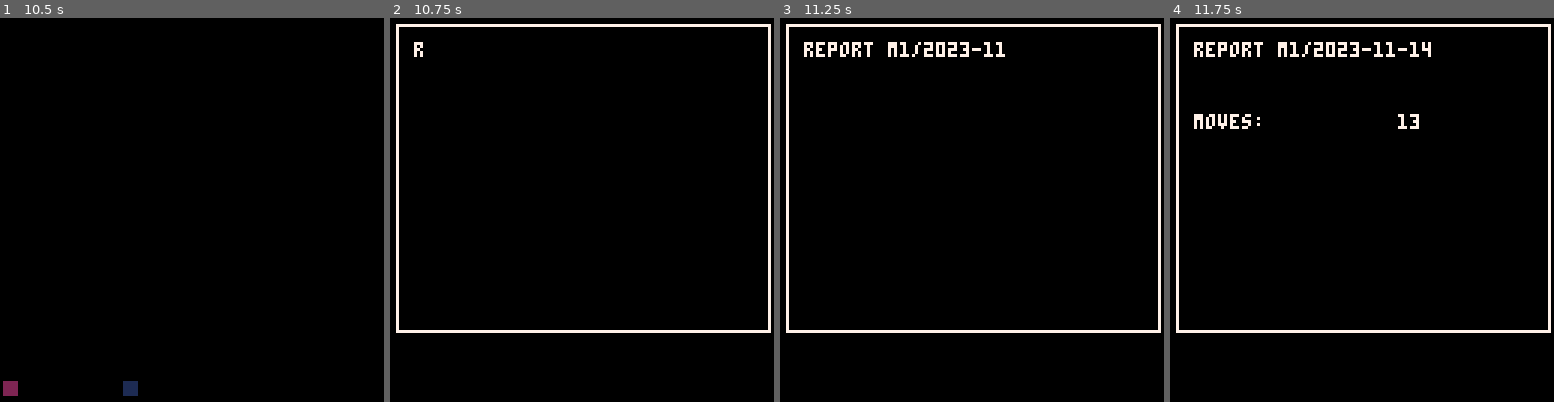
Above: before the commit, frames 1-4 (left to right).
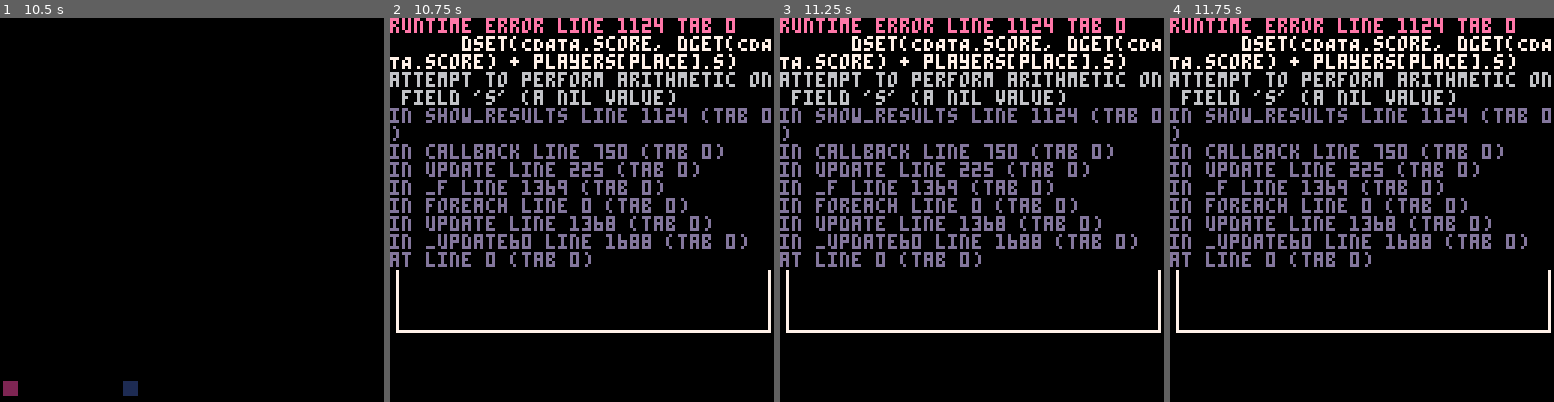
Above: after the commit, the same moments.

Repository: klen/square-wars
Game: PICO-8 cartridge main.p8
The game is run twice, just before and just after one commit, with the same random seed, the same clock (stepped at 60 frames per second) and the same inputs.
Inputs:
- Up to frame 1 (10.5 s): tap X (X key) at 0.33, 1.07, 1.85, 2.97, 4.08, 5.2, 6.32, 7.43, 8.55, 9.67 s; tap O (Z key) at 0.7, 1.7, 2.1, 2.5, 2.9, 3.3, 3.7, 4.1, 4.5, 4.9, 5.3, 5.7, 6.1, 6.5, 6.9, 7.3, 7.7, 8.1, 8.5, 8.9, 9.3, 9.7, 10.1 s; hold Right 1.6-2.1 s; hold Up 2.15-2.42 s; hold Right 2.47-3.03 s; hold Left 3.08-3.58 s; hold Down 3.63-3.97 s; hold Right 4.02-4.68 s; hold Up 4.73-5.03 s; hold Left 5.08-5.68 s; hold Down 5.73-6.03 s; hold Right 6.08-6.58 s; hold Right 6.63-7.13 s; hold Up 7.18-7.45 s; hold Right 7.5-8.07 s; hold Left 8.12-8.62 s; hold Down 8.67-9 s; hold Right 9.05-9.72 s; hold Up 9.77-10.07 s; hold Left from 10.12 s (still down)
- Up to frame 2 (10.75 s): tap O (Z key) at 10.5 s; release Left at 10.72 s
- Up to frame 3 (11.25 s): hold Down 10.77-11.07 s; tap X (X key) at 10.78 s; tap O (Z key) at 10.9 s; hold Right from 11.12 s (still down)
- Up to frame 4 (11.75 s): tap O (Z key) at 11.3, 11.7 s; release Right at 11.62 s

Frame 1 is identical in both runs. In frame 2, 17% of the frame differs, in the area x 0-100%, y 0-66%; in frame 3, 18%; in frame 4, 18%.
Error after the commit: runtime error line 1124 tab 0; dset(CDATA.score, dget(CDATA.score) + players[place].s); attempt to perform arithmetic on field 's' (a nil value)

Commit message:
feat: wip 😣

Diff:
--- a/main.p8
+++ b/main.p8
@@ -35,8 +35,8 @@
 #include src/update.p8.lua
 #include src/draw.p8.lua
 
--- #include src/screens/debug.p8.lua
--- #include src/tools/debug.p8.lua
+#include src/screens/debug.p8.lua
+#include src/tools/debug.p8.lua
 
 inv = "\^i"
 
--- a/src/effects/fade.p8.lua
+++ b/src/effects/fade.p8.lua
@@ -2,8 +2,8 @@
   past = 0,
   size = 29,
   frames = 30,
-  callback = nil,
   reverse = false,
+  finished = false,
   fadetable = {
     split "1,1,1,1,1,129,129,129,129,129,129,129,129,129,129,129,129,129,129,129,0,0,0,0,0,0,0,0,0",
     split "2,2,2,2,2,2,130,130,130,130,130,130,130,130,130,130,128,128,128,128,128,128,128,128,0,0,0,0,0",
@@ -23,26 +23,30 @@
   },
 
   init = function(_ENV)
+    past = 0
     speed = size / frames
-    past = 0
   end,
 
   update = function(_ENV)
-    if past <= size then
-      past += speed
-    else
-      update, draw = noop, noop
-      pal(0)
-      if callback then
-        callback()
+    if not finished then
+      if past <= size then
+        past += speed
+      else
+        finished = true
+        pal(0)
+        if callback then
+          callback()
+        end
       end
     end
   end,
 
   draw = function(_ENV)
-    local idx = flr(past) + 1
-    for f in all(fadetable) do
-      pal(f[1], f[not reverse and idx or (size - idx + 1)])
+    if not finished then
+      local idx = flr(past) + 1
+      for f in all(fadetable) do
+        pal(f[1], f[not reverse and idx or (size - idx + 1)])
+      end
     end
   end,
 }
--- a/src/global.p8.lua
+++ b/src/global.p8.lua
@@ -48,7 +48,7 @@
   load_table_str "n=wood's guardian,a=15,w=16,cpu=2,plc=2,u=power,un=power of woods,uv=31", -- 15 woods
   load_table_str "n=cage,a=8,w=31,cpu=2/2/2,u=arena,un=arena 7", -- 16
 
-  load_table_str "n=storm's dominion,a=16,w=63,cpu=2/2/2,plc=3,u=power,un=power of woods,uv=63", -- 17 storm
+  load_table_str "n=storm's dominion,a=16,w=63,cpu=2/2/2,plc=3,u=power,un=power of storm,uv=63", -- 17 storm
   load_table_str "n=lines,a=9,w=63,cpu=2/2/2,u=arena,un=arena 8", -- 18
 
   load_table_str "n=apex,a=10,w=63,cpu=2/2/2,plc=4,un=mastery of all powers", -- 19
--- a/src/screens/practice.p8.lua
+++ b/src/screens/practice.p8.lua
@@ -1,5 +1,6 @@
 function show_practice()
-  local arena, human, cpu, arena_available = 1, 1, 3, min(dget(CDATA.arena), #ARENAS)
+  local arena, human, cpu, arena_available, powers =
+    1, 1, 3, min(dget(CDATA.arena), #ARENAS), dget(CDATA.power)
 
   SCENE = {
     art(function()
@@ -45,7 +46,7 @@
           for idx = 1, cpu do
             add(tcpu, idx % 2 + 1)
           end
-          show_mission(0, arena, 20, human, tcpu)
+          show_mission(0, arena, 20, human, tcpu, powers)
         end,
       },
       {
--- a/src/screens/scores.p8.lua
+++ b/src/screens/scores.p8.lua
@@ -2,10 +2,10 @@
   cls(1)
 
   local scene1, scene2, scene3, scene4 =
-    mission_scores(slice(MISSIONS, 2, 11)),
-    mission_scores(slice(MISSIONS, 12, #MISSIONS)),
-    practice_scores(slice(ARENAS, 1, 10)),
-    practice_scores(slice(ARENAS, 11, #ARENAS))
+    mission_scores(slice(MISSIONS, 2, 11), 1),
+    mission_scores(slice(MISSIONS, 12, #MISSIONS), 11),
+    practice_scores(slice(ARENAS, 1, 10), 0),
+    practice_scores(slice(ARENAS, 11, #ARENAS), 10)
 
   SCENE = scene1
 
--- a/src/ui/controls.p8.lua
+++ b/src/ui/controls.p8.lua
@@ -46,7 +46,7 @@
 
     -- active tiles ???
     -- local c = COLORS[scolor]
-    -- for n in all(p.t) do
+    -- for n in all(p.tiles) do
     --   judge.field:draw_tile(n, c)
     -- end
 
@@ -63,7 +63,7 @@
     end
     local w, active = 51, judge.active
     for p in all(judge.players) do
-      local n, c, t = p.n, COLORS[p.c], tostr(#p.t)
+      local n, c, t = p.n, COLORS[p.c] or 6, tostr(#p.tiles)
       w = print((n == active and inv or "") .. pspace(t, 3) .. t, w + 5, 121, c)
     end
   end,
@@ -87,7 +87,7 @@
 
 function get_targets(p, judge)
   local targets, seen, tiles = {}, {}, judge.field.tiles
-  for tn in all(p.t) do
+  for tn in all(p.tiles) do
     for fn in all(tiles[tn].hvrel) do
       local f = tiles[fn]
       if f.p == 0 then
--- a/src/ui/judge.p8.lua
+++ b/src/ui/judge.p8.lua
@@ -34,10 +34,11 @@
     local init_player = function(pn, cpu, w)
       add(players, {
         n = pn,
-        s = 0,
+        skip = 0,
+        score = 0,
         w = w,
         cpu = cpu,
-        t = {},
+        tiles = {},
         c = _ENV:move_color(rndcolor(), rndcolor),
       })
     end
@@ -64,31 +65,34 @@
         end
         t.c = p.c
         t.p = p.n
-        add(p.t, n)
+        add(p.tiles, n)
       end
     end
   end,
 
   finish = function(_ENV)
-    for t in all(field.tiles) do
-      if t.p == 0 then
-        return
+    local active_players = #filter(players, function(p)
+      return p.skip < 8
+    end)
+    if active_players > 0 then
+      for t in all(field.tiles) do
+        if t.p == 0 then
+          return
+        end
       end
     end
 
     -- sort places
     local res = sort(players, function(a, b)
-      return #a.t > #b.t
+      return #a.tiles > #b.tiles
     end)
 
     -- calculate scores
-    for pn = 1, #res do
-      local p = res[pn]
+    for pn, p in ipairs(res) do
+      p.score = min(field.size * (#res - pn + 1), #p.tiles)
       for sn = pn + 1, #res do
         local sp = res[sn]
-        if p.cpu or sp.cpu then
-          p.s += #p.t - #sp.t
-        end
+        p.score += #p.tiles - #sp.tiles
       end
     end
 
@@ -139,7 +143,7 @@
 
   move = function(_ENV, c)
     local p = players[active]
-    local tiles, ptiles, pwr = field.tiles, p.t, power and power:active(c)
+    local tiles, ptiles, pwr = field.tiles, p.tiles, power and power:active(c)
     local grab = #ptiles
 
     p.c = c
@@ -168,14 +172,27 @@
       end
     end)
 
+    local skip = #ptiles == grab
+    p.skip = skip and p.skip + 1 or 0
+    if p.skip >= 8 then
+      p.c = 0
+      foreach(ptiles, function(tn)
+        tiles[tn].c = 6
+      end)
+      active = (active % #players) + 1
+    end
+
     -- make a power move
-    if pwr and #ptiles > grab then
+    if pwr and not skip then
       sfx(59)
     else
+      -- go to the next player
       if p.cpu then
         sfx(62)
       end
-      active = (active % #players) + 1
+      repeat
+        active = (active % #players) + 1
+      until players[active].skip < 8
     end
   end,
 }
--- a/src/ui/report.p8.lua
+++ b/src/ui/report.p8.lua
@@ -2,12 +2,13 @@
   local year, month, day, time = stat(90), stat(91), stat(92), seconds \ 60 .. ":" .. lzero(flr(seconds % 60))
   local report = "report " .. mode .. num .. "/" .. year .. "-" .. month .. "-" .. day .. "\n\n\n"
   local ckey = mode == "m" and CDATA.mscores or CDATA.ascores
-  local stored = dget(ckey - 1 + num)
+  local stored, humans = dget(ckey - 1 + num), #filter(players, function(p) return not p.cpu end)
+
 
   for place, p in ipairs(players) do
-    local prefix, score, smode =  p.cpu and "c" or "p", tostr(p.s), ""
-    if place == 1 and not p.cpu and p.s > stored then
-      dset(ckey - 1 + num, p.s)
+    local prefix, score, smode =  p.cpu and "c" or "p", tostr(p.score), ""
+    if humans == 1 and not p.cpu and p.score > stored then
+      dset(ckey - 1 + num, p.score)
       if mode == "a" or stored ~= 0 then
         smode = " (" .. mode .. num .. " top)"
       end
--- a/src/ui/scores.p8.lua
+++ b/src/ui/scores.p8.lua
@@ -1,11 +1,12 @@
-function mission_scores(missions)
+function mission_scores(missions, offset)
   local entities = {
     Typewriter:new {
       txt = "mission scores",
     },
   }
   for i, m in ipairs(missions) do
-    local score, name = dget(CDATA.mscores + i - 1), m.n .. ":"
+    local num = i + offset
+    local score, name = dget(CDATA.mscores + num - 1), m.n .. ":"
     add(
       entities,
       Typewriter:new {
@@ -19,14 +20,15 @@
   return entities
 end
 
-function practice_scores(arenas)
+function practice_scores(arenas, offset)
   local entities = {
     Typewriter:new {
       txt = "practice scores",
     },
   }
   for i, a in ipairs(arenas) do
-    local score, name = dget(CDATA.ascores + i - 1), "a" .. i .. " - " .. a[1] .. ": "
+    local num = i + offset
+    local score, name = dget(CDATA.ascores + num - 1), "a" .. num .. " - " .. a[1] .. ": "
     add(
       entities,
       Typewriter:new {
